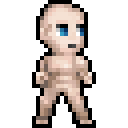
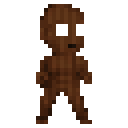
The second (128, 128) image is a revision of the first. Changes to its layers:
added layer "background" above "hard light overlay" over [36, 4, 92, 124]
hid "skin_light", painted on it over [32, 0, 96, 128]
